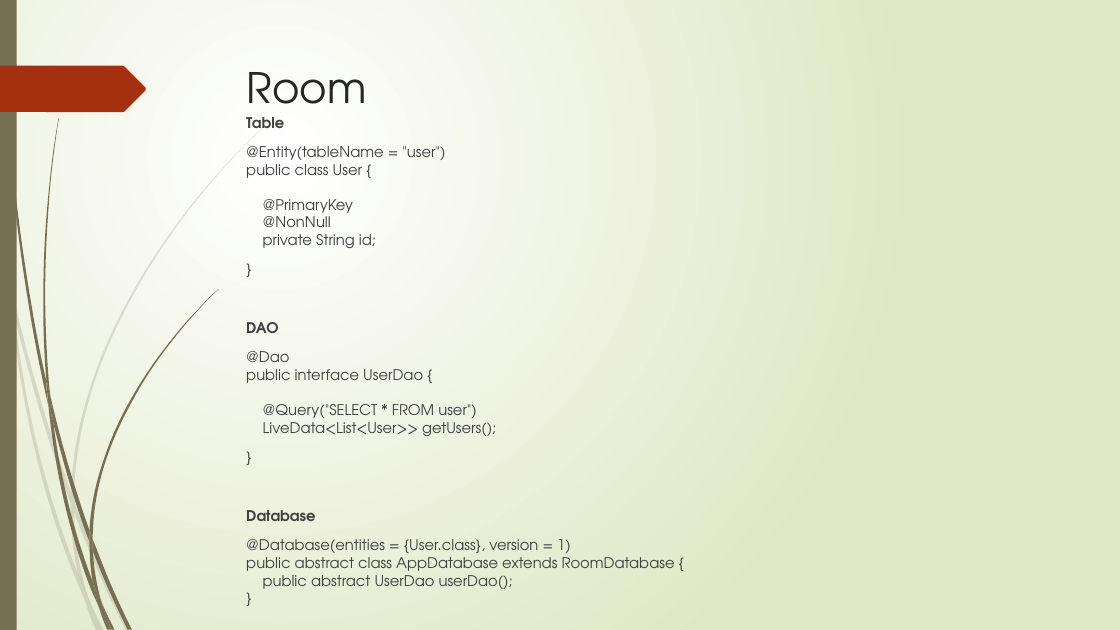
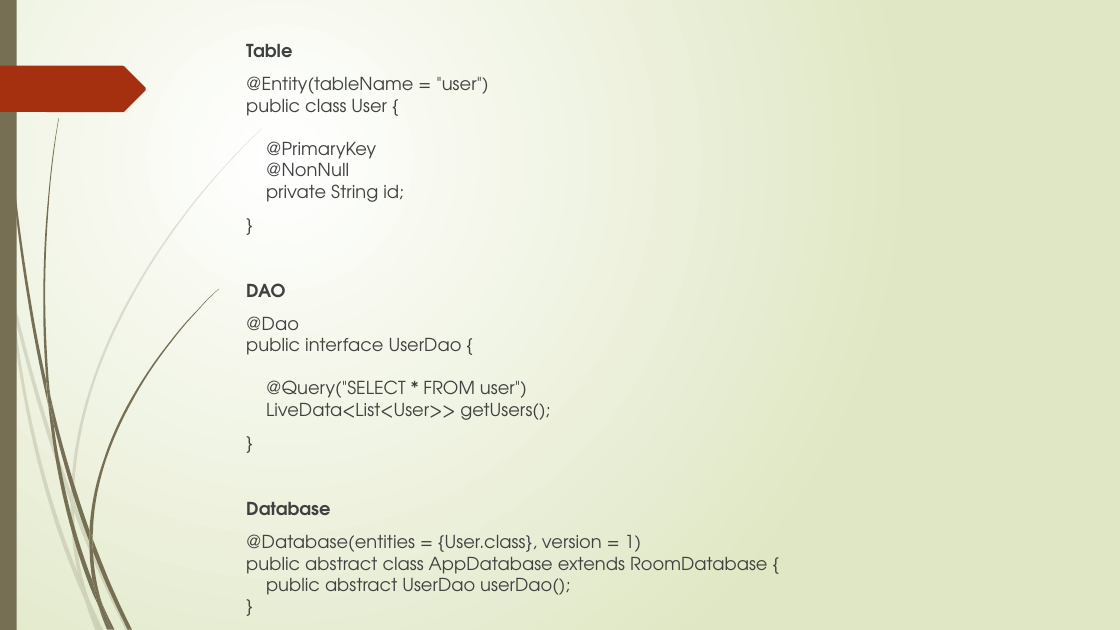
Before and after one commit to naveen246/Users, a slide deck: slide 17 of Jetpack.pptx (slide 15 before the commit). Drawn at 1120x630 pixels with LibreOffice and Linux fonts; fonts in the diff are those of the drawing. Boxes give left, top, right and bottom in pixels: in the first picture for what was removed or moved away, otherwise in the second. Text is boxed around its words. In the diff, an @@ line names an element or a change of style, - is before the commit and + after.

```diff
--- a/Jetpack.pptx
+++ b/Jetpack.pptx
@@ text "Table": place and size @@
-text "Table" at box(246, 117, 675, 589)
+text "Table" at box(246, 44, 768, 595)
@@ text "Table" at box(246, 44, 768, 595): size 12.6 to 15.3 pt @@
@@ title removed at box(247, 72, 367, 123) @@
-Room
```
Also in this commit, not shown: 5 other slides changed, 2 slides added.
